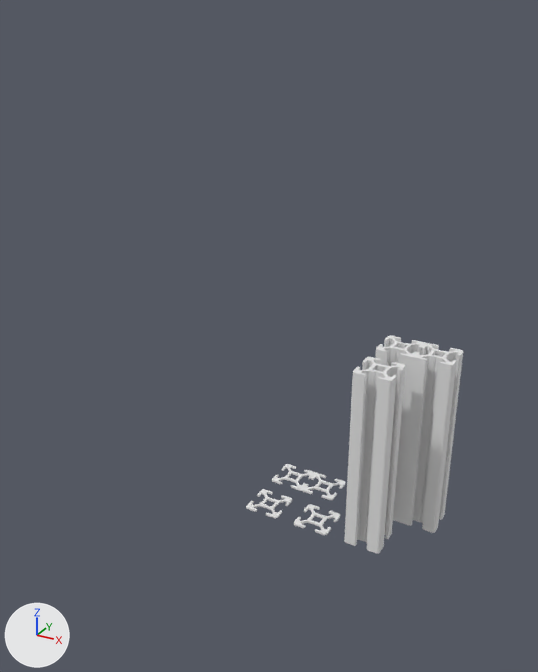
What one commit did to the Blender file lib/slot_profile_type_b_nut_6.blend.
Both versions are drawn from a 50 mm camera at (169.0, -307.0, 258.0) aimed at (16.0, -29.0, 119.0). Arrows for +X, +Y and +Z are at lower left; the lights stay in place.

Names of what the first picture shows: '20x20x100_N6', '20x40x100_N6', '20x40x1_N6'.
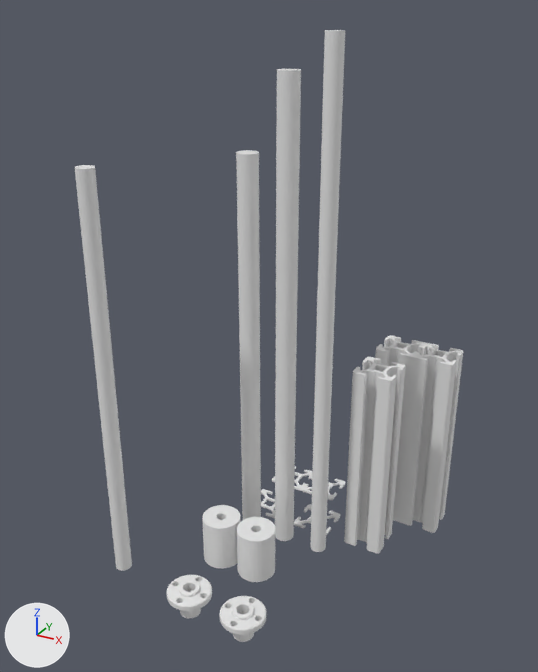
Not drawn themselves, but carrying or shaping drawn objects: ob_cylinder, ob_cylinder_001, ob_outer, ob_z_nut_borehole_1, ob_z_nut_borehole_2, ob_z_nut_center_bore.

What differs and where, as boxes (x1, y1, x2, y2) in the pictures (538 x 672 px):
'linrod_10x235', added: after (275, 69, 301, 541)
'linrod_8x250', added: after (310, 30, 345, 552)
'linrod_10x200', added: after (236, 150, 261, 520)
'z_screw_8x200', added: after (75, 165, 132, 571)
'z_coupling_5_to_8', added: after (237, 517, 275, 582)
'z_coupling_5_to_8_src', added: after (202, 505, 240, 569)
'z_nut_8', added: after (220, 596, 266, 642)
'z_nut_8_src', added: after (167, 575, 212, 618)

The change, as a list of edits to the scene's bpy script:
```text
Add ob_z_screw_8x200:
    ob_z_screw_8x200 = bpy.data.objects.new('z_screw_8x200', me_cylinder_013)  # 64 vertices, 34 faces; spans x -4.0..4.0, y -4.0..4.0, z 0.0..200.0
    ob_z_screw_8x200.location = (-40.0, -80.0, 0.0)
Add ob_z_nut_8:
    ob_z_nut_8 = bpy.data.objects.new('z_nut_8', me_cylinder_012)  # 649 vertices, 398 faces; spans x -10.9..10.9, y -10.9..10.9, z -13.5..1.5
    ob_z_nut_8.location = (30.0, -80.0, 1.8)
Add ob_z_nut_center_bore:
    ob_z_nut_center_bore = bpy.data.objects.new('z_nut_center_bore', me_cylinder_011)  # 64 vertices, 34 faces; spans x -3.1..3.1, y -3.1..3.1, z -15.0..15.0
    ob_z_nut_center_bore.parent = ob_z_nut_8_src
    ob_z_nut_center_bore.location = (0.0, -80.0, 0.0)
Add ob_z_nut_8_src:
    ob_z_nut_8_src = bpy.data.objects.new('z_nut_8_src', me_cylinder_008)  # 64 vertices, 34 faces; spans x -5.0..5.0, y -5.0..5.0, z -13.5..1.5; modifiers BEVEL, BOOLEAN, BOOLEAN, BOOLEAN, BOOLEAN
    ob_z_nut_8_src.location = (0.0, -80.0, 1.8)
Add ob_z_nut_borehole_1:
    ob_z_nut_borehole_1 = bpy.data.objects.new('z_nut_borehole_1', me_cylinder_009)  # a 32-sided cylinder along z spanning x -1.65..1.65, y -1.65..1.65, z -2.0..2.0; modifiers MIRROR
    ob_z_nut_borehole_1.parent = ob_z_nut_8_src
    ob_z_nut_borehole_1.location = (0.0, -71.83, 0.0)
Add ob_outer:
    ob_outer = bpy.data.objects.new('outer', me_cylinder_007)  # a 32-sided cylinder along z spanning x -10.9..10.9, y -10.9..10.9, z -1.8..1.8; modifiers BEVEL
    ob_outer.parent = ob_z_nut_8_src
    ob_outer.location = (0.0, -80.0, 0.0)
Add ob_z_nut_borehole_2:
    ob_z_nut_borehole_2 = bpy.data.objects.new('z_nut_borehole_2', me_cylinder_009.copy())  # modifiers MIRROR
    ob_z_nut_borehole_2.parent = ob_z_nut_8_src
    ob_z_nut_borehole_2.location = (-8.17, -80.0, 0.0)
Add ob_z_coupling_5_to_8:
    ob_z_coupling_5_to_8 = bpy.data.objects.new('z_coupling_5_to_8', me_cylinder_006)  # 192 vertices, 102 faces; spans x -9.5..9.5, y -9.5..9.5, z 0.0..24.7
    ob_z_coupling_5_to_8.location = (20.0, -50.0, 0.0)
Add ob_cylinder_001:
    ob_cylinder_001 = bpy.data.objects.new('Cylinder.001', me_cylinder_005)  # a 32-sided cylinder along z spanning x -2.5..2.5, y -2.5..2.5, z -6.0..4.0
    ob_cylinder_001.parent = ob_z_coupling_5_to_8_src
    ob_cylinder_001.location = (0.0, -50.0, 21.35)
Add ob_z_coupling_5_to_8_src:
    ob_z_coupling_5_to_8_src = bpy.data.objects.new('z_coupling_5_to_8_src', me_cylinder_003)  # 64 vertices, 34 faces; spans x -9.5..9.5, y -9.5..9.5, z 0.0..24.7; modifiers BOOLEAN, BOOLEAN
    ob_z_coupling_5_to_8_src.location = (0.0, -50.0, 0.0)
Add ob_cylinder:
    ob_cylinder = bpy.data.objects.new('Cylinder', me_cylinder_004)  # 64 vertices, 34 faces; spans x -4.0..4.0, y -4.0..4.0, z -8.0..8.0
    ob_cylinder.parent = ob_z_coupling_5_to_8_src
    ob_cylinder.location = (0.0, -50.0, 7.85)
Add ob_linrod_8x250:
    ob_linrod_8x250 = bpy.data.objects.new('linrod_8x250', me_cylinder_002)  # 64 vertices, 34 faces; spans x -4.0..4.0, y -4.0..4.0, z 0.0..250.0
    ob_linrod_8x250.location = (40.0, -20.0, 0.0)
Add ob_linrod_10x235:
    ob_linrod_10x235 = bpy.data.objects.new('linrod_10x235', me_cylinder_001)  # 64 vertices, 34 faces; spans x -5.0..5.0, y -5.0..5.0, z 0.0..235.0
    ob_linrod_10x235.location = (20.0, -20.0, 0.0)
Add ob_linrod_10x200:
    ob_linrod_10x200 = bpy.data.objects.new('linrod_10x200', me_cylinder)  # 64 vertices, 34 faces; spans x -5.0..5.0, y -5.0..5.0, z 0.0..200.0
    ob_linrod_10x200.location = (0.0, -20.0, 0.0)
```
